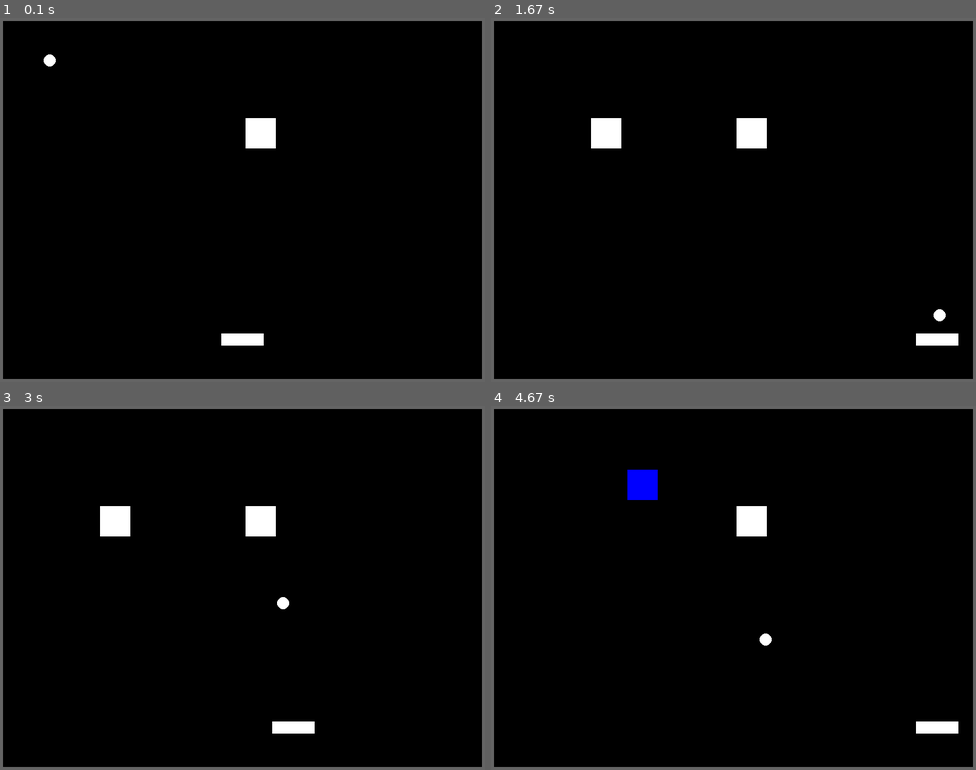
Above: before the commit, frames 1-4 (two rows, left to right).
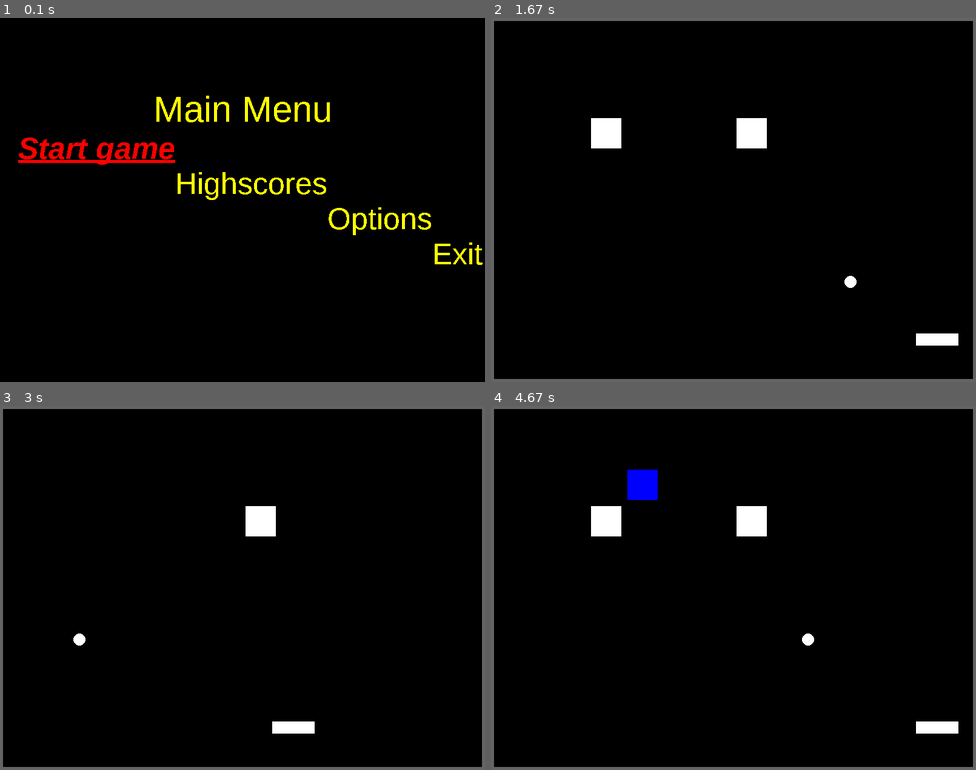
Above: after the commit, the same moments.

Repository: Gibson223/mod-5
Game: pygame game, started from py/main.py
Two runs of this game, one before a commit and one after it. Both use one fixed random seed, a clock stepped at 60 frames per second and the inputs below.
Inputs:
- Up to frame 1 (0.1 s): no input
- Up to frame 2 (1.67 s): tap Enter at 0.33 s; hold Right 0.67-1.13 s; hold D 0.67-1.13 s; hold Right 1.17-1.63 s; hold D 1.17-1.63 s
- Up to frame 3 (3 s): hold Left 1.67-2.2 s; hold A 1.67-2.2 s; tap Home at 1.82 s; hold Left 2.23-2.63 s; hold A 2.23-2.63 s; hold Right from 2.67 s (still down); hold D from 2.67 s (still down)
- Up to frame 4 (4.67 s): release Right at 3.3 s; release D at 3.3 s; hold Left 3.33-3.8 s; hold A 3.33-3.8 s; tap Home at 3.48 s; hold Right 3.83-4.3 s; hold D 3.83-4.3 s; hold Right from 4.33 s (still down); hold D from 4.33 s (still down)

The runs differ from the first frame. In frame 1, 6.8% of the frame differs, in the area x 0-100%, y 0-100%; in frame 2, 0.1%; in frame 3, 0.6%; in frame 4, 0.6%.

Commit message:
choosing the options game/exit now work in the menu

Diff:
--- a/py/constants.py
+++ b/py/constants.py
@@ -44,7 +44,6 @@
 PADDLE_Y_POS = 520
 
 # Powerup chance
-# TODO change this
 POWERUP_CHANCE = 0.15
 
 # Paddle speed
--- a/py/main.py
+++ b/py/main.py
@@ -12,6 +12,7 @@
 import time
 import numpy as np
 
+
 def init():
     """
     main.init() is called once at the very start of the program and sets up pygame.
@@ -38,14 +39,14 @@
 
     # Call Game.__init__() and set gamestate
     global GameState
-    GameState = GameStates.PLAYING
+    GameState = GameStates.MAINMENU
 
     global GameObj
-    GameObj = Game()
+    GameObj = None  # Game()
     global MenuObj
-    MenuObj = MainMenu()
-    global HighObj
-    HighObj = HighScores()
+    MenuObj = MainMenu()  # None
+    # global HighObj
+    # HighObj = HighScores()
 
 
 def main():
@@ -262,11 +263,11 @@
 
     def evaluate(self):
         self.handle_ball_collisions()
-        self.handlePowerUpCollisions()
+        self.handle_power_up_collisions()
 
     def handle_ball_collisions(self):
         """
-        Detect collisions, check findBounceIsVertical and objects.Ball.bounce()
+        detect collisions, check findBounceIsVertical and objects.Ball.bounce()
         """
         index=0
         for col_timer in self.next_collision_exclusion_time:
@@ -277,14 +278,8 @@
 
         collisions = pygame.sprite.spritecollide(self.game.playerBall, self.game.CollisionSpritesList, False)
 
-        # If no collisions happen
-        if len(collisions) == 0:
-
-            # then speeds do not change and function exits
-            return
-
-        # If there are collisions iterate through them
-        # print(len(collisions), " collisions this frame")
+        if len(collisions) > 1:
+            print(collisions)
         for c in collisions:
 
             if c not in self.next_collision_exclusion:
@@ -302,8 +297,8 @@
                             self.game.AllSpritesList.add(newPowerUp)
                             self.game.powerUpSpritesList.add(newPowerUp)
 
-                isVertical_old = CollisionHandling.findBounceIsVertical_old(self.game.playerBall, c)
-                isVertical = CollisionHandling.findBounceIsVertical(self.game.playerBall, c)
+                isVertical_old = CollisionHandling.find_bounce_is_vertical_old(self.game.playerBall, c)
+                isVertical = CollisionHandling.find_bounce_is_vertical(self.game.playerBall, c)
 
                 self.game.playerBall.bounce(isVertical)  # or change to the old one
 
@@ -312,18 +307,15 @@
                 self.next_collision_exclusion.append(c)
                 self.next_collision_exclusion_time.append(time.time()+0.2)
 
-    def handlePowerUpCollisions(self):
+    def handle_power_up_collisions(self):
         # After checking ball collisions, check for powerups to collect
         powerUpCollisions = pygame.sprite.spritecollide(self.game.paddle, self.game.powerUpSpritesList, True)
         for c in powerUpCollisions:
             self.game.readyPowerUp = c.powerUp
             print("caught %s powerup" % self.game.readyPowerUp.type)
 
-
-
-
     @staticmethod
-    def findBounceIsVertical(ballObj, collisionObj):
+    def find_bounce_is_vertical(ballObj, collisionObj):
         """
         Returns True if the ball collides on a vertical surface
         If True, the ball's xspeed should be flipped
@@ -334,7 +326,8 @@
         # see this link for explanation:
         # https://gamedev.stackexchange.com/questions/61705/pygame-colliderect-but-how-do-they-collide
 
-        # phi = arctan(yspeed / xspeed)
+        # phi = arctan(yspeed / xspeed)bj
+    # GameObj = Game(
         # result is in radians, ranging from -pi to pi
         # can be flipped by adding or subtracting pi
         tau = 2 * math.pi
@@ -362,7 +355,7 @@
         return not (top or bottom)
 
     @staticmethod
-    def findBounceIsVertical_old(ballObj, collisionObj):
+    def find_bounce_is_vertical_old(ballObj, collisionObj):
         """
         returns True if bounce happens on a vertical surface
         This function seems to do alright, except for at large ball speeds.
@@ -457,30 +450,43 @@
 
     def handleKeys(self, keysPressed):
         if keyBindings.checkPress('exit', keysPressed):
-            pygame.quit()
+            pygame.event.post(pygame.event.Event(pygame.QUIT))
+            return
+
         if keyBindings.checkPress('left', keysPressed):
             self.menuItems[self.selectedItem] = self.writeText(self.texts[self.selectedItem], self.subFont)
             self.selectedItem = (self.selectedItem - 1) % len(self.menuItems)
             self.menuItems[self.selectedItem] = self.writeText(self.texts[self.selectedItem], self.highlight)
+
         if keyBindings.checkPress('right', keysPressed):
             self.menuItems[self.selectedItem] = self.writeText(self.texts[self.selectedItem], self.subFont)
             self.selectedItem = (self.selectedItem + 1) % len(self.menuItems)
             self.menuItems[self.selectedItem] = self.writeText(self.texts[self.selectedItem], self.highlight)
-            if keyBindings.checkPress('activate', keysPressed):
-                print('entered loop')
-                global GameState
-                if self.selectedItem == 0:
-                    GameState = GameStates.PLAYING
-                    # return
-                if self.selectedItem == 1:
-                    GameState = GameStates.HIGHSCORES
-                    # return
-                if self.selectedItem == 2:
-                    GameState = GameStates.OPTIONS
-                    # return
-                if self.selectedItem == 3:
-                    pygame.quit()
-                    # return
+
+        if keyBindings.checkPress('activate', keysPressed):
+
+            global GameState
+            global MainObj
+
+            if self.selectedItem == 0:
+                GameState = GameStates.PLAYING
+                global GameObj
+                GameObj = Game()
+                MainObj = None
+
+            elif self.selectedItem == 1:
+                GameState = GameStates.HIGHSCORES
+
+            elif self.selectedItem == 2:
+                GameState = GameStates.OPTIONS
+
+            elif self.selectedItem == 3:
+                pygame.event.post(pygame.event.Event(pygame.QUIT))
+
+    # TODO use class instances for the various screen items
+    class menuOption:
+        width = None
+        height = None
 
     def writeText(self, text, font):
         if font == self.mainFont:
@@ -504,7 +510,7 @@
         Screen.blit(self.menuItems[2], (self.optionsmenu_Width, self.optionsmenu_Height))
         Screen.blit(self.menuItems[3], (self.exitmenu_Width, self.exitmenu_Height))
 
-        time.sleep(0.3)
+        time.sleep(0.01)
 
 
 
--- a/py/objects.py
+++ b/py/objects.py
@@ -42,7 +42,6 @@
         else:
             self.hp = self.hp - abs(xspeed)
 
-
         if self.hp > 0:
             print(self.hp)
             print(self.initialhp)
@@ -53,17 +52,18 @@
         if self.hp <= 0:
             self.image.fill((0,0,0))
         return self.hp
-        #self.currentColor = tuple(map(lambda x:   x*(self.hp//self.initialhp), self.initialColor))
-
-        #TODO if hp is 0, remove the object instead of letting the game crash
+        # self.currentColor = tuple(map(lambda x:   x*(self.hp//self.initialhp), self.initialColor))
+
+        # TODO if hp is 0, remove the object instead of letting the game crash
+
 
 class Ball(pygame.sprite.Sprite):
     """
     This class represents a Ball.
     It derives from the "Sprite" class in Pygame.
     """
-   # xspeed = 0
-   # yspeed = 0
+    # xspeed = 0
+    # yspeed = 0
 
     maxSpeed = 50
 
@@ -210,6 +210,9 @@
                 return t
         print("getTypeInfo error!")
 
+    def activate(self):
+        pass
+
     class PowerUpSprite(pygame.sprite.Sprite):
         """
         Contains the object of a powerup that is displayed on the screen.
